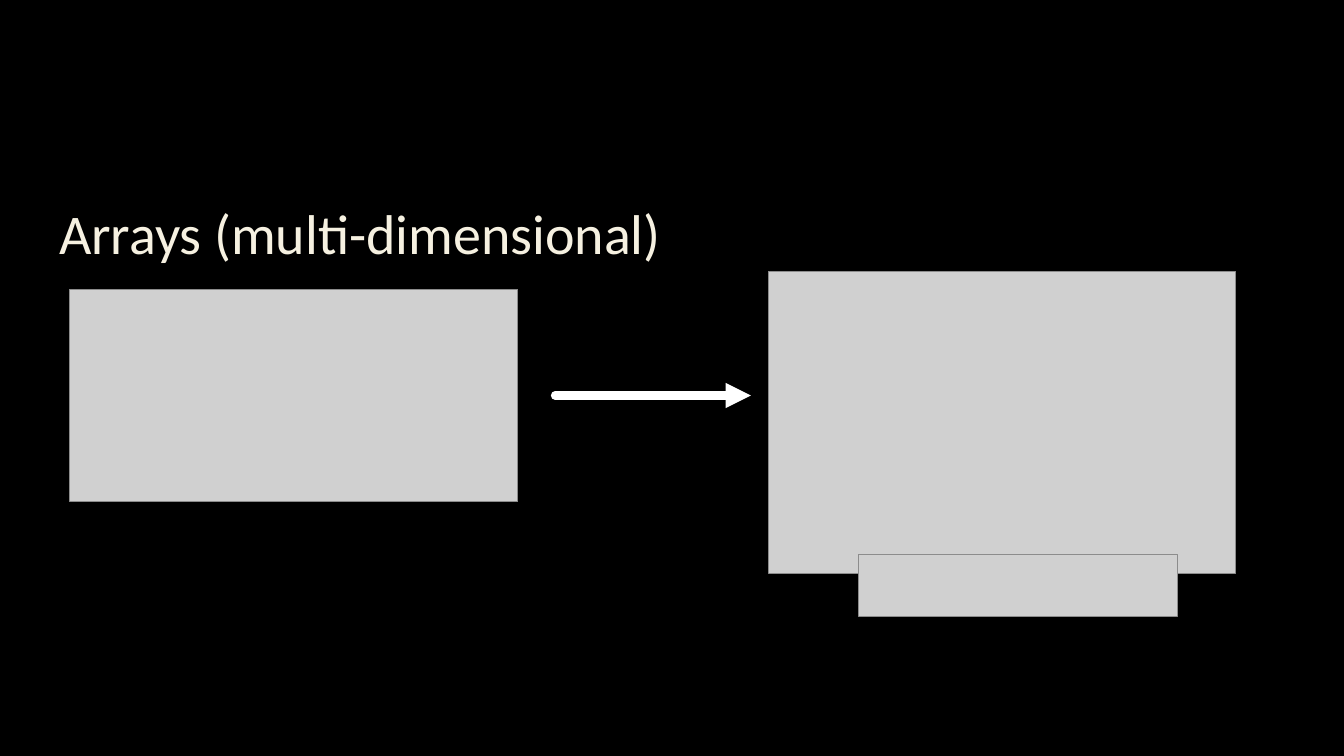
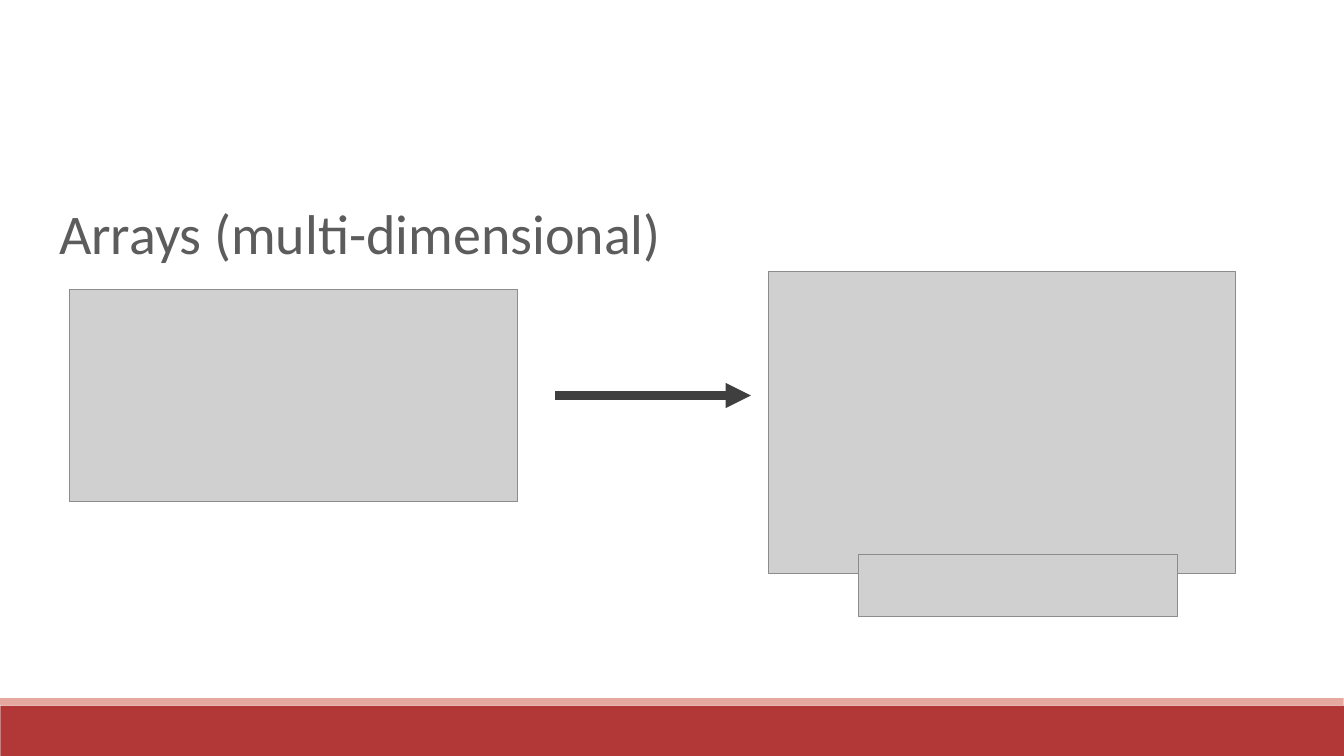
Before and after one commit to communitymaplab/geog4300_datascience, a slide deck: slide 6 of in_class_slides/geog4300_L01-Introductions.pptx. Drawn at 1344x756 pixels with LibreOffice and Linux fonts; fonts in the diff are those of the drawing; grey boxes stand for pictures; background and template pictures are left out. Boxes give left, top, right and bottom in pixels: in the first picture for what was removed or moved away, otherwise in the second. Text is boxed around its words. In the diff, an @@ line names an element or a change of style, - is before the commit and + after.

```diff
--- a/in_class_slides/geog4300_L01-Introductions.pptx
+++ b/in_class_slides/geog4300_L01-Introductions.pptx
@@ background picture (left out) to #FFFFFF @@
@@ text "Arrays (multi-dimensional)" at [59,213,660,263]: text colour #F6F1E1 to #5C5C5C @@
@@ arrow (556, 395) - (751, 395): stroke #FFFFFF 6 pt to #3F3F3F 6 pt @@
@@ rectangle added at [0,706,1344,756], fill #B23838 @@
@@ rectangle added at [0,699,1344,706], fill #E5A99F @@
```
Also in this commit, not shown: 19 other slides changed, 7 other files.
